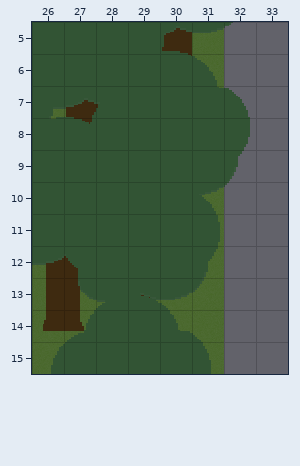
Tiled map: assets/maps/map_0_-1.tmx. The picture above was drawn from the file before the commit.
Cells are 32x32 px. Shown: x 26..33, y 5..15.
And afterwards:
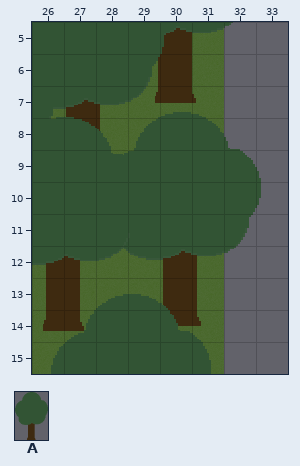
Key: from "Trees": A 0 "tree".
Objects are placed by their top-left corner, in cells (3,4 is the top-left corner of cell 3,4); size is 1x1 cell unless given.
Difference:
Layer "Entities":
added: A "Tree" at 28.2,7.8 size 5x6.7
removed: A "Tree" at 27.8,5.9 size 5x6.7
removed: A "Tree" at 26.9,9.2 size 5x6.7
